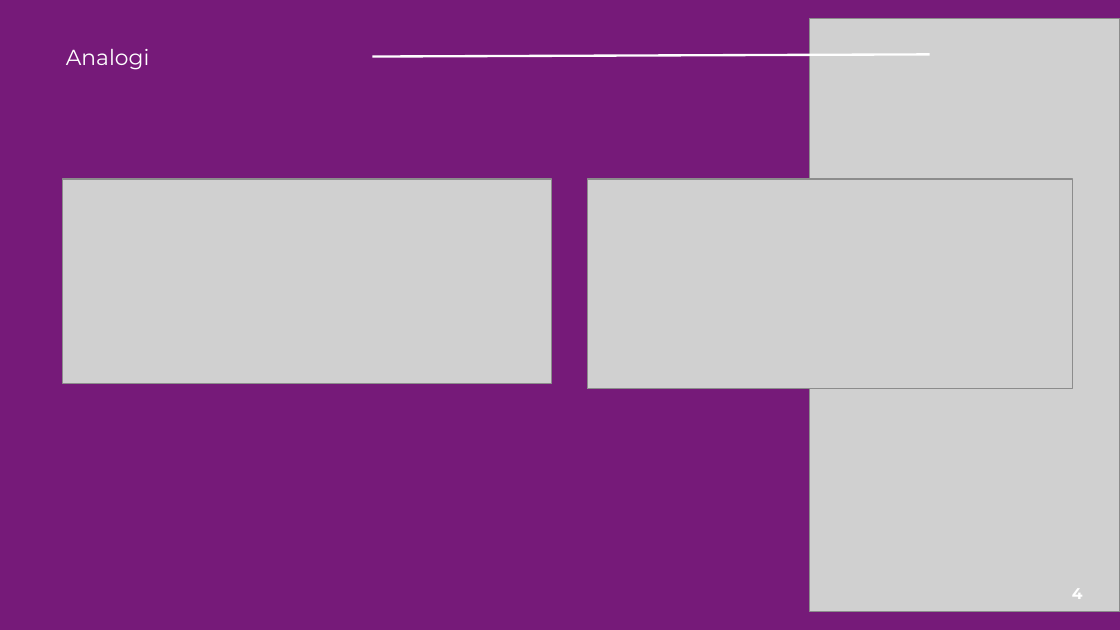
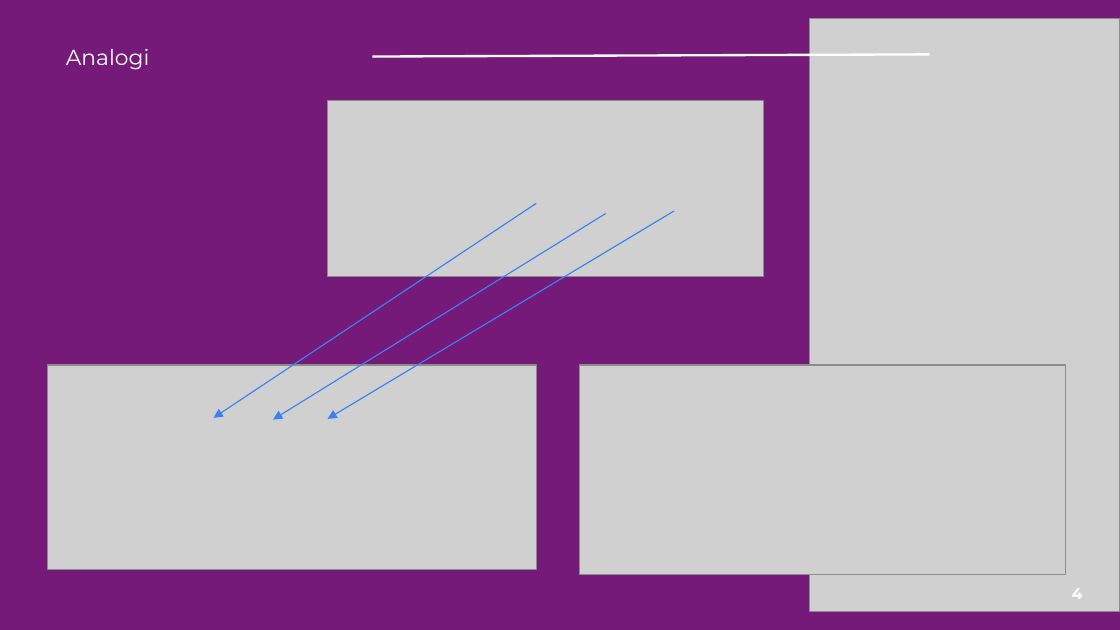
Before and after one commit to rikialdi/algoritma-struktur-data, a slide deck: slide 4 of Materi/Pertemuan - 5-Array.pptx. Drawn at 1120x630 pixels with LibreOffice and Linux fonts; fonts in the diff are those of the drawing; grey boxes stand for pictures. Boxes give left, top, right and bottom in pixels: in the first picture for what was removed or moved away, otherwise in the second. Text is boxed around its words. In the diff, an @@ line names an element or a change of style, - is before the commit and + after.

```diff
--- a/Materi/Pertemuan - 5-Array.pptx
+++ b/Materi/Pertemuan - 5-Array.pptx
@@ picture added at (327,101,763,277) @@
@@ arrow added from (536, 204) to (214, 418), #3C81F3 0.75 pt @@
@@ arrow added from (606, 214) to (273, 420), #3C81F3 0.75 pt @@
@@ arrow added from (674, 211) to (327, 419), #3C81F3 0.75 pt @@
@@ picture: place and size @@
-picture at (63,179,552,383)
+picture at (47,365,536,569)
@@ picture: place and size @@
-picture at (587,179,1072,389)
+picture at (580,365,1065,575)
```
Also in this commit, not shown: 11 other files.
